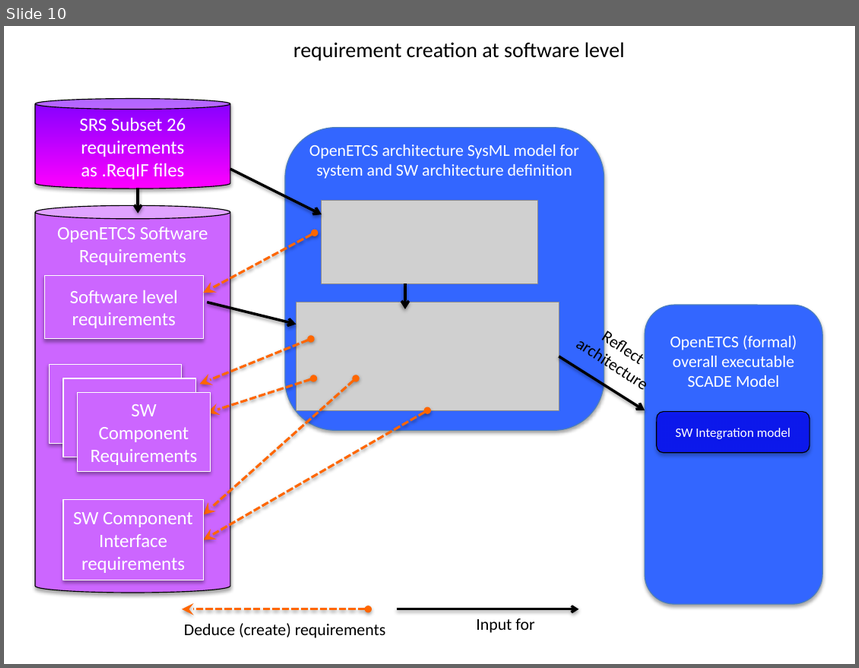
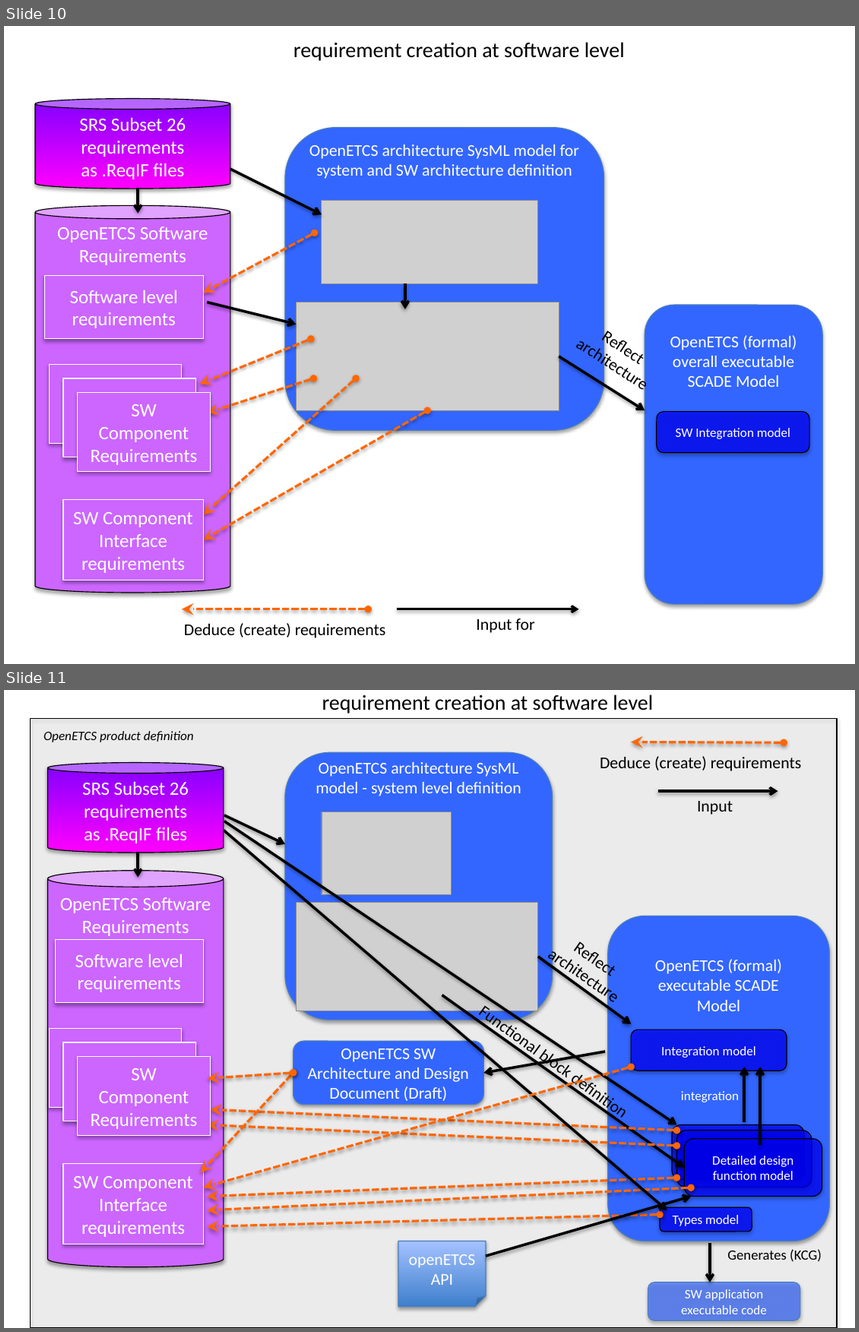
Before and after one commit to openETCS/toolchain, a slide deck: T7.3/TraceabilityArchitecture/images/2015-11-01 openETCS traceability_Figures.pptx. Shown one above the other, each under a label of ours: slide 10 before the commit, slides 10 and 11 after it. The pictures are 859x668 and 859x1332 pixels, drawn with LibreOffice and Linux fonts; fonts in the diff are those of the drawing; grey boxes stand for pictures. Boxes give left, top, right and bottom in pixels: in the first picture for what was removed or moved away, otherwise in the second. Text is boxed around its words. In the diff, an @@ line names an element or a change of style, - is before the commit and + after.

Commit message:
chapter 4 - priorities and detailed scenarios - finalized

```diff
--- a/T7.3/TraceabilityArchitecture/images/2015-11-01 openETCS traceability_Figures.pptx
+++ b/T7.3/TraceabilityArchitecture/images/2015-11-01 openETCS traceability_Figures.pptx
@@ slide 11 added at bbox=[4, 690, 855, 1328], background #FFFFFF @@
@@ text added at bbox=[322, 695, 653, 714], 18 pt, text #000000 @@
+requirement creation at software level
@@ arrow added from (658, 791) to (778, 791), #000000 2.25 pt @@
@@ text added at bbox=[697, 801, 733, 815], 14 pt, text #000000 @@
+Input
@@ double arrow added from (631, 1067) to (203, 1188), #FF6600 2 pt dashed @@
@@ group added at bbox=[31, 719, 837, 1328]: 11 arrows, 9 rounded rectangles, 8 double arrows, 6 rectangles, 6 texts, 2 pictures, 2 cylinders, 1 folded corner @@
+OpenETCS architecture SysML model - system level definition
+OpenETCS product definition
+OpenETCS Software
+Requirements
+OpenETCS (formal) executable SCADE
+Model
+Detailed design function model
+Integration model
+Reflect architecture
+Functional block definition
+integration
+Types model
+SW application executable code
+Generates (KCG)
+OpenETCS SW Architecture and Design Document (Draft)
+Deduce (create) requirements
+openETCS API
+SRS Subset 26 requirements
+as .ReqIF files
+SW Component
+Requirements
+SW Component
+Interface requirements
+Software level
+requirements
```
Also in this commit, not shown: 11 other files.
